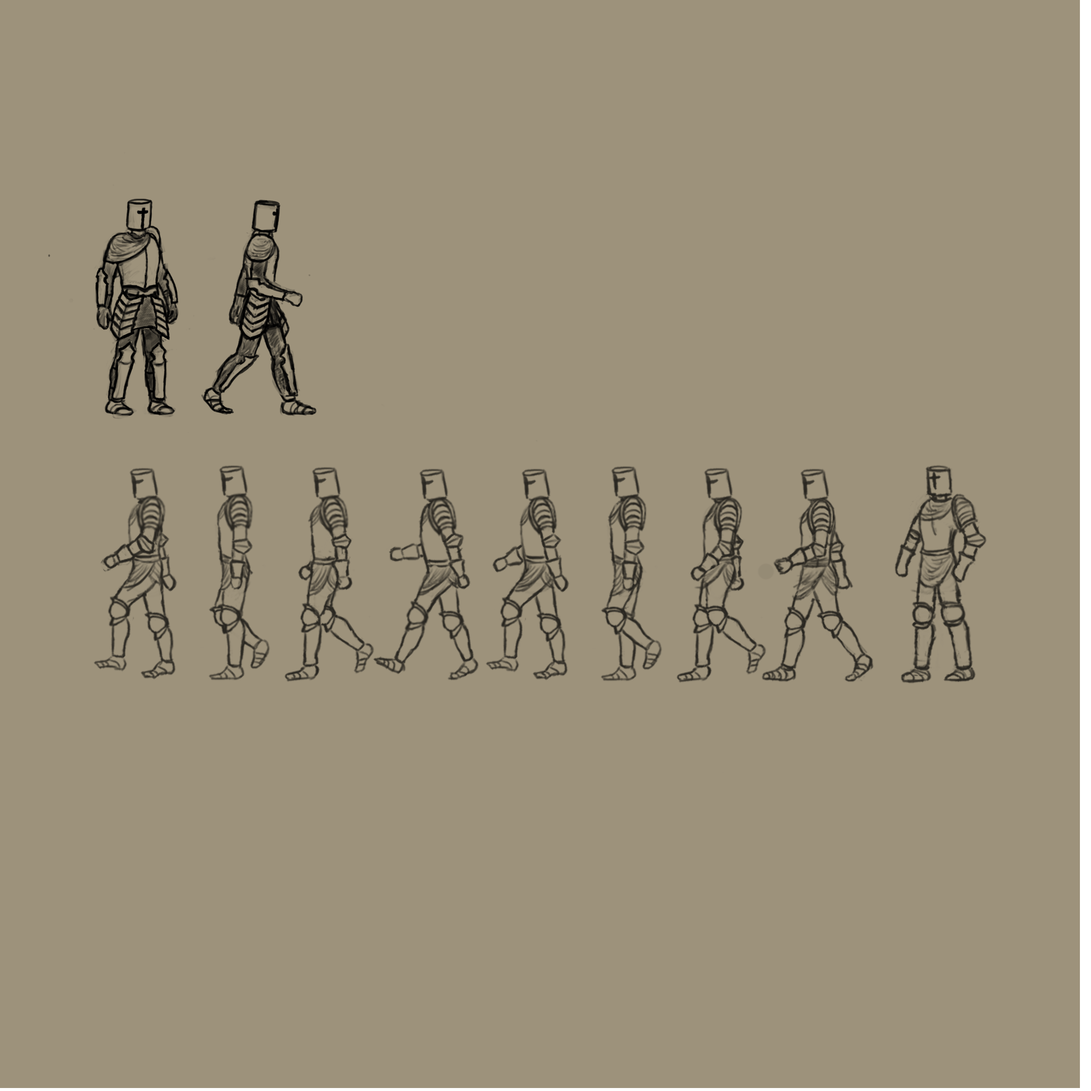
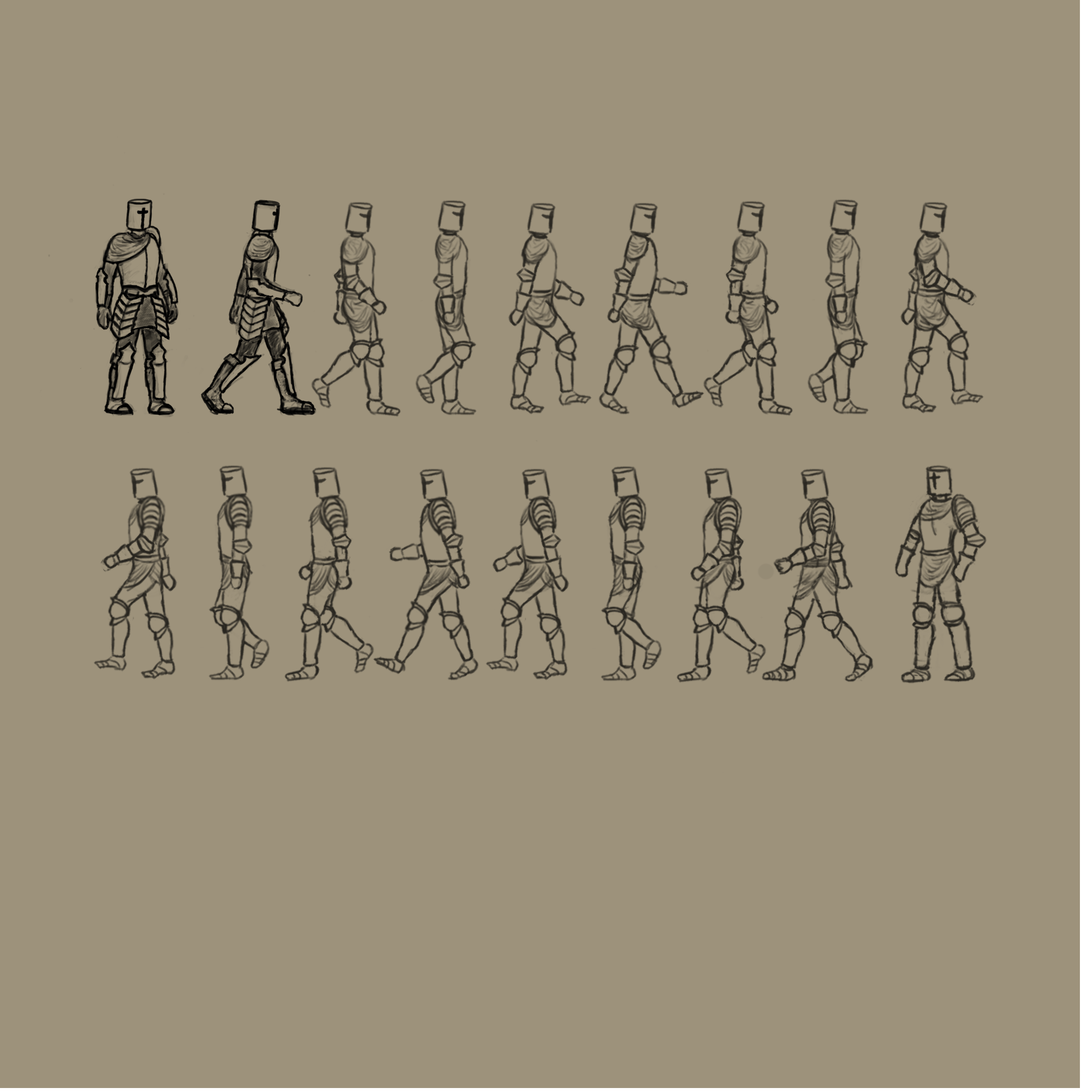
Revision of a layered 1091x1091 image; what changed, layer by layer:
painted on "Walking Left" over <box>40,193,317,420</box>
added layer "Pasted Layer #1" (19%) above "Walking Right" over <box>234,293,273,350</box>
showed "Walking Right", painted on it over <box>103,193,985,419</box>
